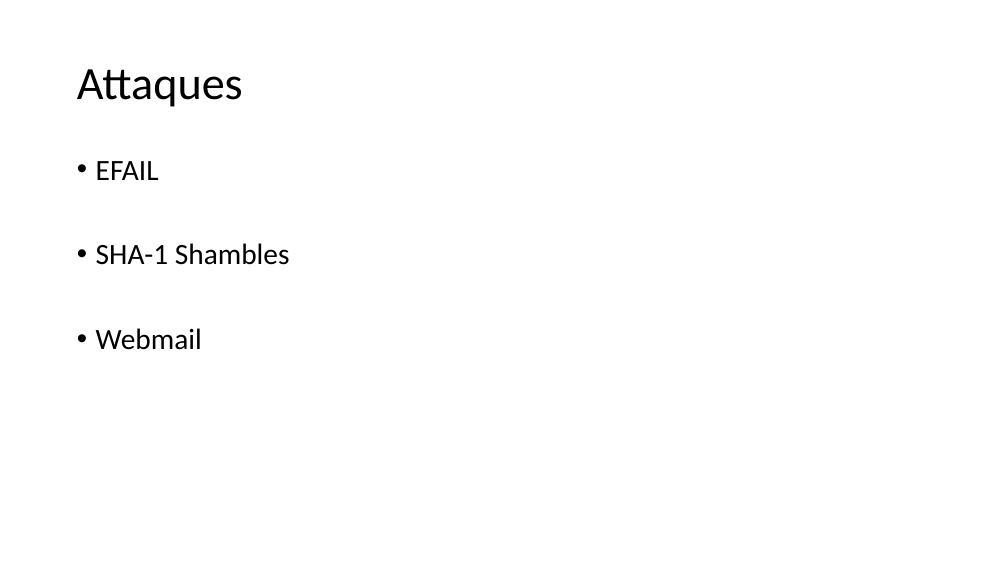
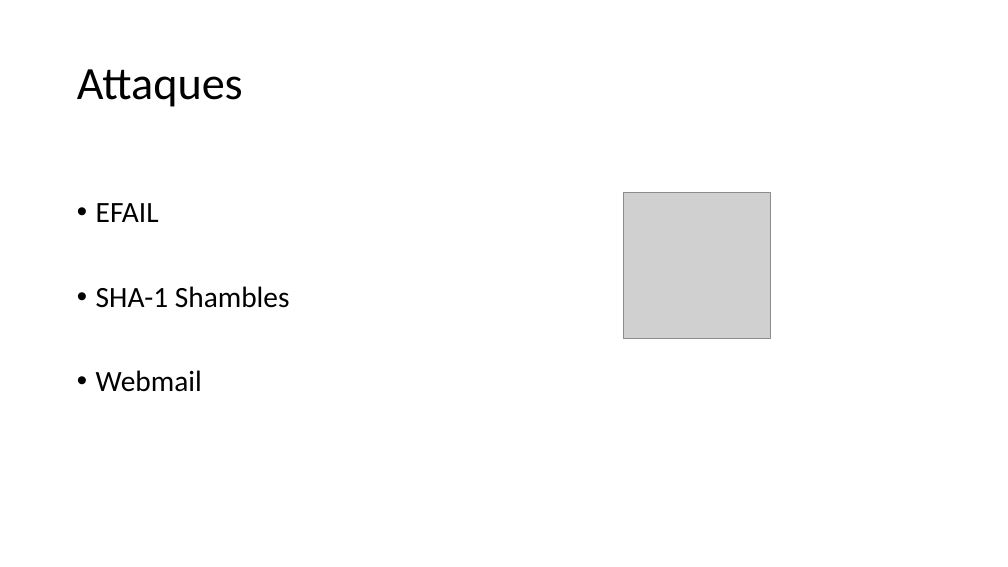
Before and after one commit to mbonjour/TB_Bonjour, a slide deck: slide 9 of Presentation/Presentation_TB_Mickael_Bonjour.pptx. Drawn at 1008x567 pixels with LibreOffice and Linux fonts; fonts in the diff are those of the drawing; grey boxes stand for pictures; background and template pictures are left out. Boxes give left, top, right and bottom in pixels: in the first picture for what was removed or moved away, otherwise in the second. Text is boxed around its words. In the diff, an @@ line names an element or a change of style, - is before the commit and + after.

```diff
--- a/Presentation/Presentation_TB_Mickael_Bonjour.pptx
+++ b/Presentation/Presentation_TB_Mickael_Bonjour.pptx
@@ text "EFAIL" moved from (x1=96, y1=161, x2=290, y2=350) to (x1=96, y1=203, x2=290, y2=392) @@
@@ picture added at (x1=624, y1=192, x2=771, y2=339) @@
```
Also in this commit, not shown: 16 other slides changed, 5 slides added, 1 slide removed.
